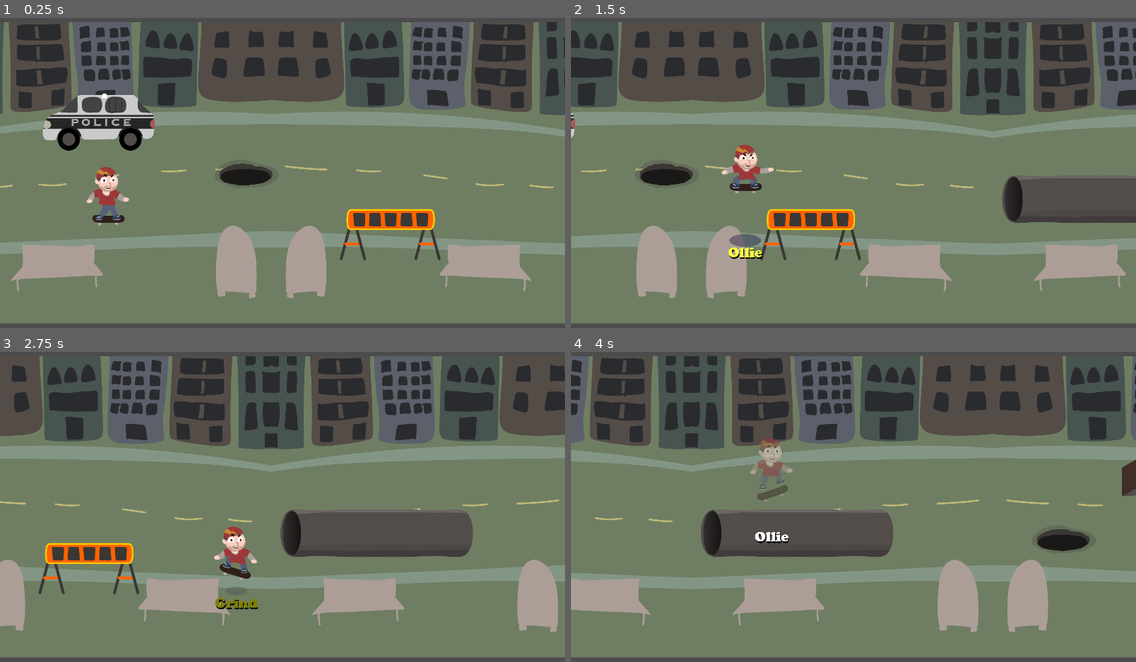
Above: before the commit, frames 1-4 (two rows, left to right).
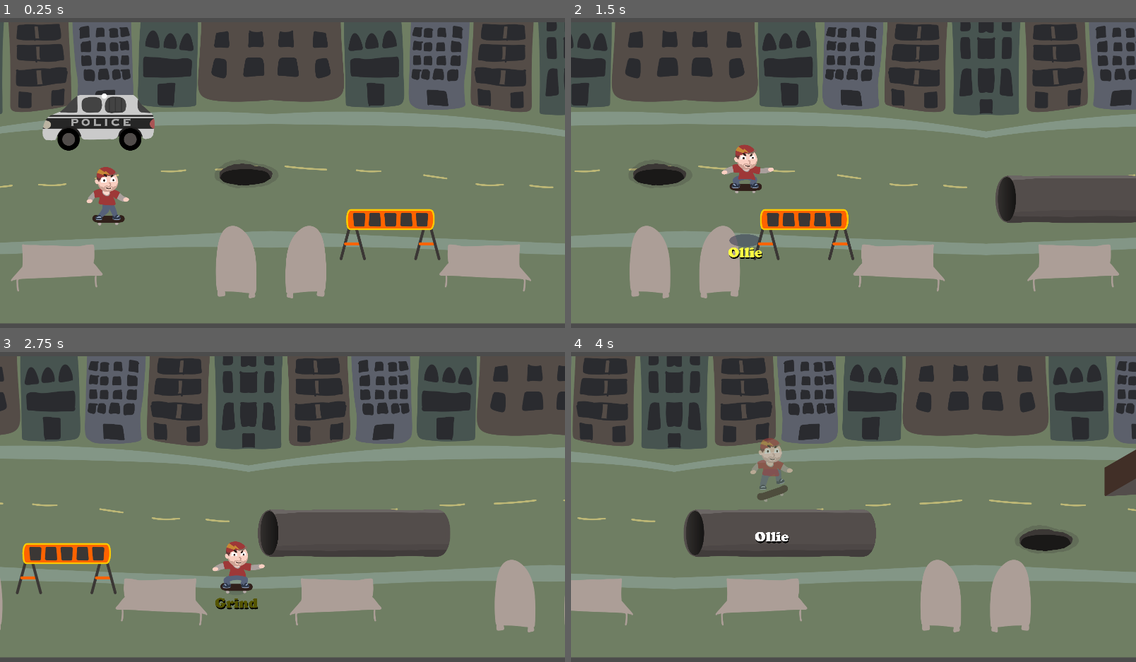
Above: after the commit, the same moments.

Repository: proximadams/The-Radical-Adventures-of-Chris-Pointon
Game: Godot game, scene res://scenes/Level.tscn
The game is run twice, just before and just after one commit, with the same random seed, the same clock (stepped at 60 frames per second) and the same inputs.
Inputs:
- Up to frame 1 (0.25 s): no input
- Up to frame 2 (1.5 s): hold D (move_right) 0.53-1.28 s; hold Down (shift_crouch) 0.53-1.28 s; tap Up (shift_jump) at 0.77 s; hold S (move_down) from 1.28 s (still down); tap Down (shift_crouch) at 1.35 s
- Up to frame 3 (2.75 s): tap Up (shift_jump) at 1.52 s; release S (move_down) at 2.03 s; hold D (move_right) from 2.03 s (still down); hold Down (shift_crouch) from 2.03 s (still down)
- Up to frame 4 (4 s): release D (move_right) at 2.78 s; release Down (shift_crouch) at 2.78 s; hold W (move_up) 2.78-3.53 s; tap Down (shift_crouch) at 2.85 s; tap Up (shift_jump) at 3.02, 3.77 s; hold A (move_left) from 3.53 s (still down); hold Down (shift_crouch) from 3.53 s (still down)

The runs differ from the first frame. In frame 1, 0.3% of the frame differs, in the area x 6-93%, y 1-91%; in frame 2, 14%; in frame 3, 25%, in the area x 0-100%, y 1-91%; in frame 4, 21%.

Commit message:
speed increases with time and decreases with collisions

Diff:
--- /dev/null
+++ b/code/Environment.gd
@@ -0,0 +1,14 @@
+extends Node2D
+
+const INCREASE_SPEED    := 0.1
+const MAX_SPEED         := 10.0# TODO should speed up by doing tricks
+const MIN_SPEED         := 0.9
+const REDUCE_SPEED_MULT := 0.75
+
+onready var anim: AnimationPlayer = $AnimationPlayer
+
+func _process(delta: float) -> void:
+	anim.playback_speed = min(MAX_SPEED, anim.playback_speed + delta * INCREASE_SPEED)
+
+func slow_down() -> void:
+	anim.playback_speed = max(MIN_SPEED, anim.playback_speed * REDUCE_SPEED_MULT)
--- /dev/null
+++ b/code/Level.gd
@@ -0,0 +1,4 @@
+extends Node2D
+
+func _ready():
+	var _res = $Player.connect('environment_slow_down', $Environment, 'slow_down')
--- a/code/Player.gd
+++ b/code/Player.gd
@@ -5,8 +5,7 @@
 const MIN_GRIND_TIME         := 0.3
 const SPEED                  := 300.0
 
-onready var anim     : AnimationPlayer = $VisualAnimationPlayer
-onready var animHurt : AnimationPlayer = $HurtAnimationPlayer
+signal environment_slow_down
 
 var crounchWindowTimer         := CROUNCH_WINDOW_TIME
 var isInTube                   := false
@@ -26,6 +25,9 @@
 }
 
 var rampState = NOT_ON
+
+onready var anim     : AnimationPlayer = $VisualAnimationPlayer
+onready var animHurt : AnimationPlayer = $HurtAnimationPlayer
 
 func _ready() -> void:
 	var _res = $PlayerHurtableArea.connect('player_is_hurt', self, 'hurt_me')
@@ -196,6 +198,7 @@
 	if not isInTube:
 		animHurt.play('hurt')
 		animHurt.queue('normal')
+		emit_signal('environment_slow_down')
 
 func go_on_ramp() -> void:
 	if Input.is_action_pressed('shift_crouch'):
--- a/project.godot
+++ b/project.godot
@@ -18,7 +18,6 @@
 
 window/size/width=1920
 window/size/height=1080
-window/size/fullscreen=true
 window/stretch/mode="viewport"
 window/stretch/aspect="keep"
 
--- a/scenes/Level.tscn
+++ b/scenes/Level.tscn
@@ -21,6 +21,8 @@
 [ext_resource path="res://code/TrickAnimationPlayer.gd" type="Script" id=19]
 [ext_resource path="res://code/OnboardRampArea.gd" type="Script" id=20]
 [ext_resource path="res://code/Tube.gd" type="Script" id=21]
+[ext_resource path="res://code/Environment.gd" type="Script" id=22]
+[ext_resource path="res://code/Level.gd" type="Script" id=23]
 
 [sub_resource type="CapsuleShape2D" id=12]
 radius = 60.0
@@ -5198,221 +5200,223 @@
 }
 
 [node name="Level" type="Node2D"]
+script = ExtResource( 23 )
 __meta__ = {
 "_edit_vertical_guides_": [  ]
 }
 
-[node name="Background" type="Node2D" parent="."]
+[node name="Environment" type="Node2D" parent="."]
 position = Vector2( 12, 200 )
 z_index = -2
-
-[node name="Group1" type="Node2D" parent="Background"]
-
-[node name="BackgroundSprite1" type="Sprite" parent="Background/Group1"]
+script = ExtResource( 22 )
+
+[node name="Group1" type="Node2D" parent="Environment"]
+
+[node name="BackgroundSprite1" type="Sprite" parent="Environment/Group1"]
 position = Vector2( 500, 308 )
 scale = Vector2( 0.5, 0.5 )
 texture = ExtResource( 4 )
 
-[node name="BackgroundSprite2" type="Sprite" parent="Background/Group1"]
+[node name="BackgroundSprite2" type="Sprite" parent="Environment/Group1"]
 position = Vector2( 1524, 308 )
 scale = Vector2( 0.5, 0.5 )
 texture = ExtResource( 4 )
 flip_h = true
 
-[node name="BackgroundSprite3" type="Sprite" parent="Background/Group1"]
+[node name="BackgroundSprite3" type="Sprite" parent="Environment/Group1"]
 position = Vector2( 2548, 308 )
 scale = Vector2( 0.5, 0.5 )
 texture = ExtResource( 4 )
 
-[node name="CopCar" type="Sprite" parent="Background/Group1"]
+[node name="CopCar" type="Sprite" parent="Environment/Group1"]
 position = Vector2( 440, 133 )
 scale = Vector2( 0.5, 0.5 )
 texture = ExtResource( 7 )
 
-[node name="Pothole" type="Node2D" parent="Background/Group1"]
+[node name="Pothole" type="Node2D" parent="Environment/Group1"]
 position = Vector2( 930, 312 )
 scale = Vector2( 0.5, 0.5 )
 
-[node name="Sprite" type="Sprite" parent="Background/Group1/Pothole"]
+[node name="Sprite" type="Sprite" parent="Environment/Group1/Pothole"]
 texture = ExtResource( 9 )
 
-[node name="HazardousArea" type="Area2D" parent="Background/Group1/Pothole"]
+[node name="HazardousArea" type="Area2D" parent="Environment/Group1/Pothole"]
 script = ExtResource( 13 )
 
-[node name="CollisionShape2D" type="CollisionShape2D" parent="Background/Group1/Pothole/HazardousArea"]
+[node name="CollisionShape2D" type="CollisionShape2D" parent="Environment/Group1/Pothole/HazardousArea"]
 position = Vector2( -16, 10 )
 rotation = 1.5708
 shape = SubResource( 12 )
 
-[node name="Barricade" parent="Background/Group1" instance=ExtResource( 5 )]
+[node name="Barricade" parent="Environment/Group1" instance=ExtResource( 5 )]
 position = Vector2( 1420, 522 )
 
-[node name="Tube" type="Sprite" parent="Background/Group1"]
+[node name="Tube" type="Sprite" parent="Environment/Group1"]
 position = Vector2( 2382, 412 )
 scale = Vector2( 0.35, 0.35 )
 texture = ExtResource( 6 )
 script = ExtResource( 21 )
 offsetY = 55.0
 
-[node name="TubeFront" type="Sprite" parent="Background/Group1/Tube"]
+[node name="TubeFront" type="Sprite" parent="Environment/Group1/Tube"]
 position = Vector2( -0.000244141, 0 )
 z_index = 3
 texture = ExtResource( 8 )
 script = ExtResource( 1 )
 offsetY = 70.0
 
-[node name="GrindableArea" type="Area2D" parent="Background/Group1/Tube/TubeFront"]
+[node name="GrindableArea" type="Area2D" parent="Environment/Group1/Tube/TubeFront"]
 script = ExtResource( 16 )
 
-[node name="CollisionShape2D" type="CollisionShape2D" parent="Background/Group1/Tube/TubeFront/GrindableArea"]
+[node name="CollisionShape2D" type="CollisionShape2D" parent="Environment/Group1/Tube/TubeFront/GrindableArea"]
 position = Vector2( 45.7144, -251.429 )
 shape = SubResource( 72 )
 
-[node name="EnterArea" type="Area2D" parent="Background/Group1/Tube/TubeFront"]
-
-[node name="CollisionShape2D" type="CollisionShape2D" parent="Background/Group1/Tube/TubeFront/EnterArea"]
+[node name="EnterArea" type="Area2D" parent="Environment/Group1/Tube/TubeFront"]
+
+[node name="CollisionShape2D" type="CollisionShape2D" parent="Environment/Group1/Tube/TubeFront/EnterArea"]
 position = Vector2( -868.571, 45.714 )
 shape = SubResource( 75 )
 
-[node name="ExitArea" type="Area2D" parent="Background/Group1/Tube/TubeFront"]
-
-[node name="CollisionShape2D" type="CollisionShape2D" parent="Background/Group1/Tube/TubeFront/ExitArea"]
+[node name="ExitArea" type="Area2D" parent="Environment/Group1/Tube/TubeFront"]
+
+[node name="CollisionShape2D" type="CollisionShape2D" parent="Environment/Group1/Tube/TubeFront/ExitArea"]
 position = Vector2( 937.144, 45.714 )
 shape = SubResource( 74 )
 
-[node name="HazardousArea" type="Area2D" parent="Background/Group1/Tube/TubeFront"]
+[node name="HazardousArea" type="Area2D" parent="Environment/Group1/Tube/TubeFront"]
 script = ExtResource( 13 )
 
-[node name="CollisionShape2D" type="CollisionShape2D" parent="Background/Group1/Tube/TubeFront/HazardousArea"]
+[node name="CollisionShape2D" type="CollisionShape2D" parent="Environment/Group1/Tube/TubeFront/HazardousArea"]
 position = Vector2( 45.7144, 91.4282 )
 shape = SubResource( 76 )
 
-[node name="Group2" type="Node2D" parent="Background"]
+[node name="Group2" type="Node2D" parent="Environment"]
 position = Vector2( 2048, 0 )
 
-[node name="BackgroundSprite1" type="Sprite" parent="Background/Group2"]
+[node name="BackgroundSprite1" type="Sprite" parent="Environment/Group2"]
 position = Vector2( 500, 308 )
 scale = Vector2( 0.5, 0.5 )
 texture = ExtResource( 4 )
 flip_h = true
 
-[node name="BackgroundSprite2" type="Sprite" parent="Background/Group2"]
+[node name="BackgroundSprite2" type="Sprite" parent="Environment/Group2"]
 position = Vector2( 1524, 308 )
 scale = Vector2( 0.5, 0.5 )
 texture = ExtResource( 4 )
 
-[node name="BackgroundSprite3" type="Sprite" parent="Background/Group2"]
+[node name="BackgroundSprite3" type="Sprite" parent="Environment/Group2"]
 position = Vector2( 2548, 308 )
 scale = Vector2( 0.5, 0.5 )
 texture = ExtResource( 4 )
 flip_h = true
 
-[node name="Pothole" type="Node2D" parent="Background/Group2"]
+[node name="Pothole" type="Node2D" parent="Environment/Group2"]
 position = Vector2( 231, 419 )
 scale = Vector2( 0.5, 0.5 )
 
-[node name="Sprite" type="Sprite" parent="Background/Group2/Pothole"]
+[node name="Sprite" type="Sprite" parent="Environment/Group2/Pothole"]
 texture = ExtResource( 9 )
 
-[node name="HazardousArea" type="Area2D" parent="Background/Group2/Pothole"]
+[node name="HazardousArea" type="Area2D" parent="Environment/Group2/Pothole"]
 script = ExtResource( 13 )
 
-[node name="CollisionShape2D" type="CollisionShape2D" parent="Background/Group2/Pothole/HazardousArea"]
+[node name="CollisionShape2D" type="CollisionShape2D" parent="Environment/Group2/Pothole/HazardousArea"]
 position = Vector2( -16, 10 )
 rotation = 1.5708
 shape = SubResource( 12 )
 
-[node name="Pothole2" type="Node2D" parent="Background/Group2"]
+[node name="Pothole2" type="Node2D" parent="Environment/Group2"]
 position = Vector2( 2565, 190 )
 scale = Vector2( 0.5, 0.5 )
 
-[node name="Sprite" type="Sprite" parent="Background/Group2/Pothole2"]
+[node name="Sprite" type="Sprite" parent="Environment/Group2/Pothole2"]
 texture = ExtResource( 9 )
 
-[node name="HazardousArea" type="Area2D" parent="Background/Group2/Pothole2"]
+[node name="HazardousArea" type="Area2D" parent="Environment/Group2/Pothole2"]
 script = ExtResource( 13 )
 
-[node name="CollisionShape2D" type="CollisionShape2D" parent="Background/Group2/Pothole2/HazardousArea"]
+[node name="CollisionShape2D" type="CollisionShape2D" parent="Environment/Group2/Pothole2/HazardousArea"]
 position = Vector2( -16, 10 )
 rotation = 1.5708
 shape = SubResource( 12 )
 
-[node name="Pothole3" type="Node2D" parent="Background/Group2"]
+[node name="Pothole3" type="Node2D" parent="Environment/Group2"]
 position = Vector2( 2565, 290 )
 scale = Vector2( 0.5, 0.5 )
 
-[node name="Sprite" type="Sprite" parent="Background/Group2/Pothole3"]
+[node name="Sprite" type="Sprite" parent="Environment/Group2/Pothole3"]
 texture = ExtResource( 9 )
 
-[node name="HazardousArea" type="Area2D" parent="Background/Group2/Pothole3"]
+[node name="HazardousArea" type="Area2D" parent="Environment/Group2/Pothole3"]
 script = ExtResource( 13 )
 
-[node name="CollisionShape2D" type="CollisionShape2D" parent="Background/Group2/Pothole3/HazardousArea"]
+[node name="CollisionShape2D" type="CollisionShape2D" parent="Environment/Group2/Pothole3/HazardousArea"]
 position = Vector2( -16, 10 )
 rotation = 1.5708
 shape = SubResource( 12 )
 
-[node name="Pothole4" type="Node2D" parent="Background/Group2"]
+[node name="Pothole4" type="Node2D" parent="Environment/Group2"]
 position = Vector2( 2565, 390 )
 scale = Vector2( 0.5, 0.5 )
 
-[node name="Sprite" type="Sprite" parent="Background/Group2/Pothole4"]
+[node name="Sprite" type="Sprite" parent="Environment/Group2/Pothole4"]
 texture = ExtResource( 9 )
 
-[node name="HazardousArea" type="Area2D" parent="Background/Group2/Pothole4"]
+[node name="HazardousArea" type="Area2D" parent="Environment/Group2/Pothole4"]
 script = ExtResource( 13 )
 
-[node name="CollisionShape2D" type="CollisionShape2D" parent="Background/Group2/Pothole4/HazardousArea"]
+[node name="CollisionShape2D" type="CollisionShape2D" parent="Environment/Group2/Pothole4/HazardousArea"]
 position = Vector2( -16, 10 )
 rotation = 1.5708
 shape = SubResource( 12 )
 
-[node name="Pothole5" type="Node2D" parent="Background/Group2"]
+[node name="Pothole5" type="Node2D" parent="Environment/Group2"]
 position = Vector2( 2565, 490 )
 scale = Vector2( 0.5, 0.5 )
 
-[node name="Sprite" type="Sprite" parent="Background/Group2/Pothole5"]
+[node name="Sprite" type="Sprite" parent="Environment/Group2/Pothole5"]
 texture = ExtResource( 9 )
 
-[node name="HazardousArea" type="Area2D" parent="Background/Group2/Pothole5"]
+[node name="HazardousArea" type="Area2D" parent="Environment/Group2/Pothole5"]
 script = ExtResource( 13 )
 
-[node name="CollisionShape2D" type="CollisionShape2D" parent="Background/Group2/Pothole5/HazardousArea"]
+[node name="CollisionShape2D" type="CollisionShape2D" parent="Environment/Group2/Pothole5/HazardousArea"]
 position = Vector2( -16, 10 )
 rotation = 1.5708
 shape = SubResource( 12 )
 
-[node name="Ramp" type="Node2D" parent="Background/Group2"]
+[node name="Ramp" type="Node2D" parent="Environment/Group2"]
 position = Vector2( 539, 237 )
 scale = Vector2( 0.5, 0.5 )
 
-[node name="Sprite" type="Sprite" parent="Background/Group2/Ramp"]
+[node name="Sprite" type="Sprite" parent="Environment/Group2/Ramp"]
 position = Vector2( 0, -144 )
 texture = ExtResource( 10 )
 script = ExtResource( 1 )
 offsetY = 10.0
 
-[node name="OnboardRampArea" type="Area2D" parent="Background/Group2/Ramp"]
+[node name="OnboardRampArea" type="Area2D" parent="Environment/Group2/Ramp"]
 script = ExtResource( 20 )
 
-[node name="CollisionShape2D" type="CollisionShape2D" parent="Background/Group2/Ramp/OnboardRampArea"]
+[node name="CollisionShape2D" type="CollisionShape2D" parent="Environment/Group2/Ramp/OnboardRampArea"]
 position = Vector2( -224, -32 )
 shape = SubResource( 70 )
 
-[node name="HazardousArea" type="Area2D" parent="Background/Group2/Ramp"]
+[node name="HazardousArea" type="Area2D" parent="Environment/Group2/Ramp"]
 script = ExtResource( 13 )
 
-[node name="CollisionShape2D" type="CollisionShape2D" parent="Background/Group2/Ramp/HazardousArea"]
+[node name="CollisionShape2D" type="CollisionShape2D" parent="Environment/Group2/Ramp/HazardousArea"]
 position = Vector2( 86, -32 )
 shape = SubResource( 71 )
 
-[node name="Barricade" parent="Background/Group2" instance=ExtResource( 5 )]
+[node name="Barricade" parent="Environment/Group2" instance=ExtResource( 5 )]
 position = Vector2( 1180, 357 )
 
-[node name="Barricade2" parent="Background/Group2" instance=ExtResource( 5 )]
+[node name="Barricade2" parent="Environment/Group2" instance=ExtResource( 5 )]
 position = Vector2( 2020, 357 )
 
-[node name="AnimationPlayer" type="AnimationPlayer" parent="Background"]
+[node name="AnimationPlayer" type="AnimationPlayer" parent="Environment"]
 autoplay = "move"
 playback_speed = 2.0
 anims/RESET = SubResource( 10 )
Not shown: 1 places in scenes/Level.tscn that only renumber resources
